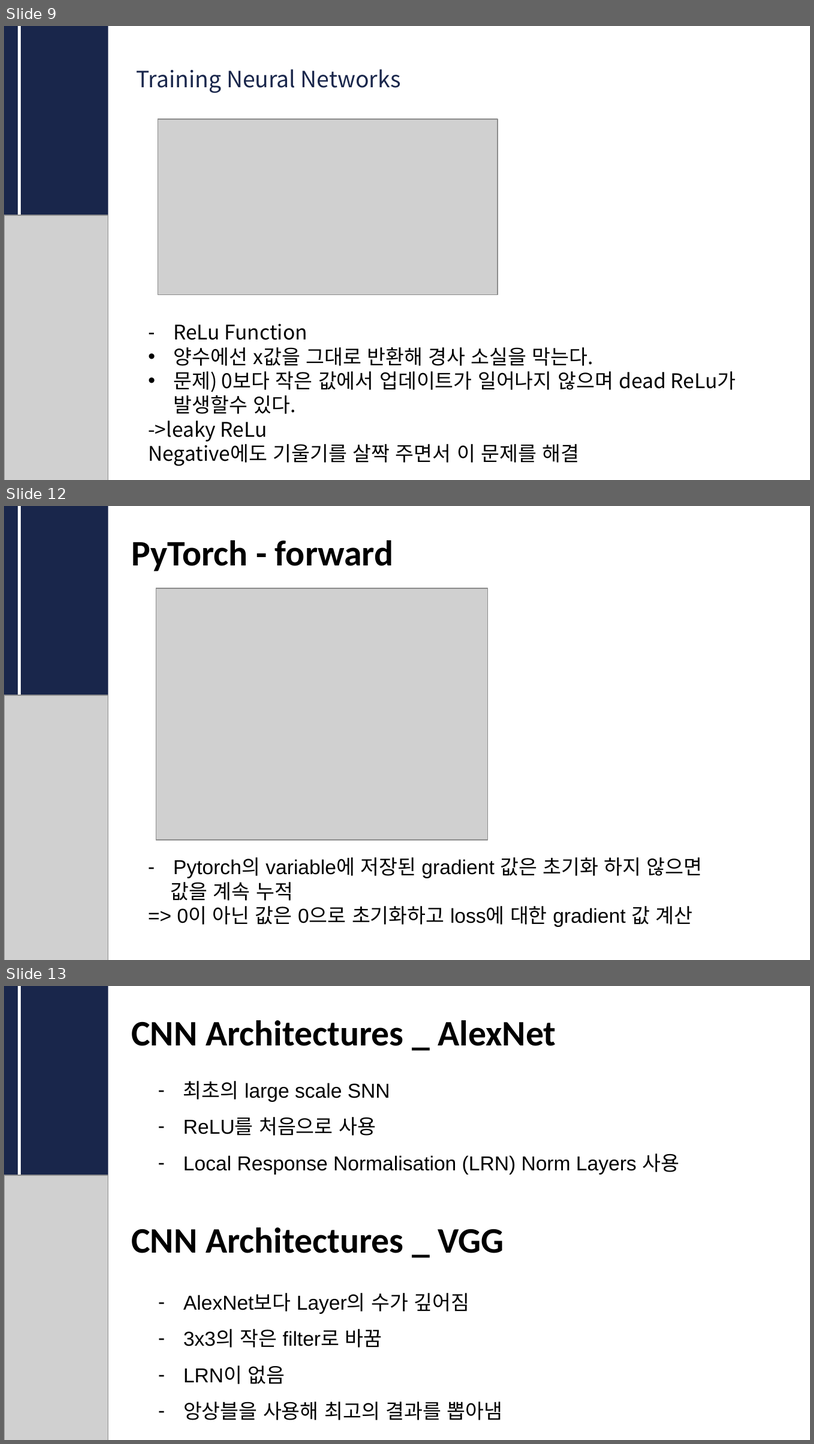
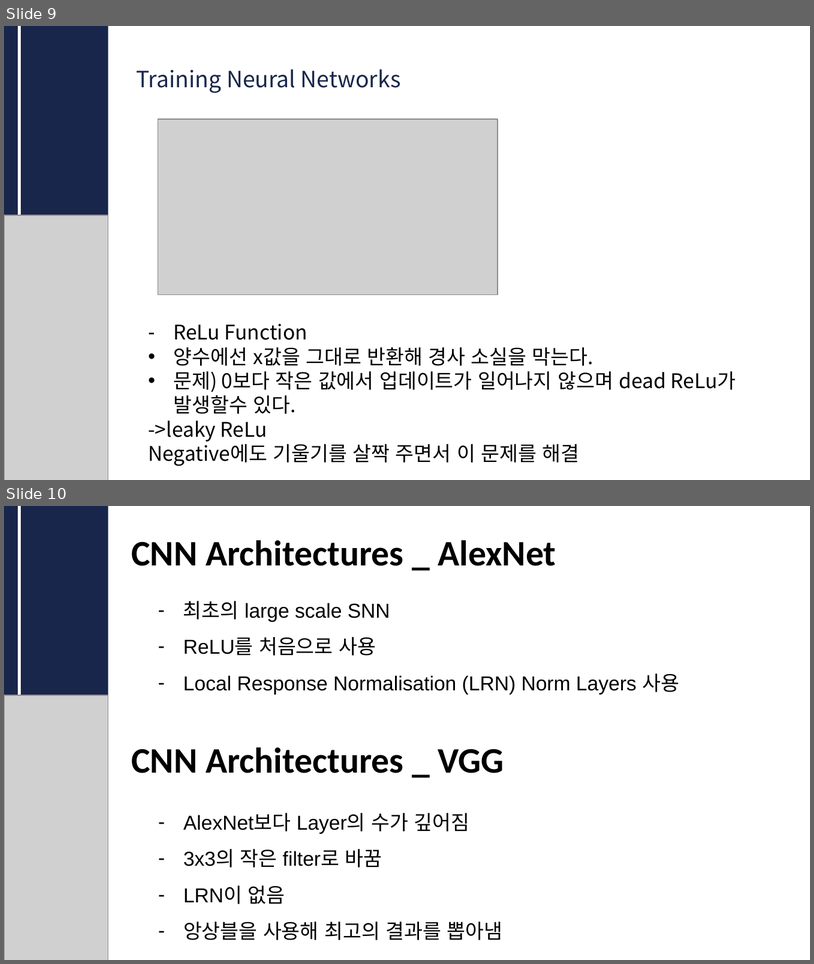
Before and after one commit to CUAI-CAU/2024-2_Study_CS231n_Team1, a slide deck: CS231n 11.19 발표.pptx. Shown one above the other, each under a label of ours: slides 9, 12 and 13 before the commit, slides 9 and 10 after it; the slides between them are not shown. The pictures are 814x1444 and 814x964 pixels, drawn with LibreOffice and Linux fonts; fonts in the diff are those of the drawing; grey boxes stand for pictures. Boxes give left, top, right and bottom in pixels: in the first picture for what was removed or moved away, otherwise in the second. Text is boxed around its words. In the diff, an @@ line names an element or a change of style, - is before the commit and + after.

```diff
--- a/CS231n 11.19 발표.pptx
+++ b/CS231n 11.19 발표.pptx
@@ slide 12 removed at (4, 506, 810, 960), background #FFFFFF @@
@@ rectangle removed at (4, 506, 108, 960) @@
@@ line removed from (20, 506) to (20, 696) @@
@@ text removed at (131, 540, 394, 571) @@
-PyTorch - forward
@@ picture removed at (156, 588, 489, 840) @@
@@ picture removed at (4, 695, 108, 960) @@
@@ text removed at (171, 857, 703, 926) @@
-– Pytorch의 variable에 저장된 gradient 값은 초기화 하지 않으면
-값을 계속 누적
-=> 0이 아닌 값은 0으로 초기화하고 loss에 대한 gradient 값 계산
@@ what was slide 13 is now slide 10 @@
```
Also in this commit, not shown: 2 other slides removed.
